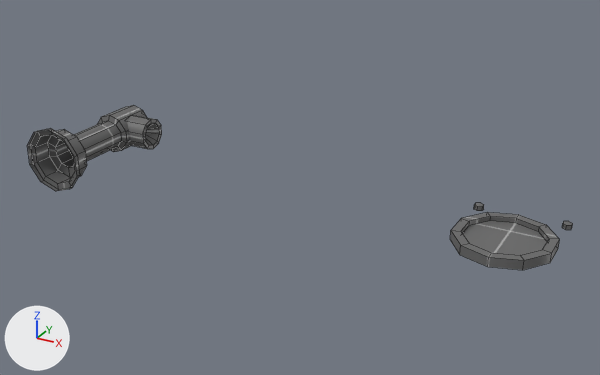
The Blender file Blends/prop-toilet-parts.blend as it was, and as the next commit left it.
The view is the same before and after, from a 50 mm camera at (1.338, -1.416, 0.702) aimed at (0.548, 0.021, -0.016). Every picture has the same lights, and +X, +Y and +Z are marked at lower left. Mesh edges are drawn as thin lines.

Script lines for the objects in view, before the commit:
```python
mat_metal = principled_material('metal')
mat_metal.texture = img_pt_default_png
mat_metal.roughness = 0.4
me_prop_toilet_floor_hole = bpy.data.meshes.new('prop-toilet-floor-hole')
me_prop_toilet_floor_hole.from_pydata(...)  # 64 vertices, 45 faces; spans x -0.098..0.098, y -0.1..0.14, z -0.03..-0.01
me_prop_toilet_floor_hole.materials.append(mat_metal)  # picture img_pt_default_png
me_prop_toilet_water_pipe = bpy.data.meshes.new('prop-toilet-water-pipe')
me_prop_toilet_water_pipe.from_pydata(...)  # 131 vertices, 121 faces; spans x -0.071..0.09, y -0.15..0.17, z -0.075..0.075
me_prop_toilet_water_pipe.polygons.foreach_set('use_smooth', [True] * 121)
me_prop_toilet_water_pipe.materials.append(mat_metal)  # picture img_pt_default_png
ob_prop_toilet_floor_hole = bpy.data.objects.new('prop-toilet-floor-hole', me_prop_toilet_floor_hole)
ob_prop_toilet_floor_hole.location = (1.0, 0.0, 0.0)
_m = ob_prop_toilet_floor_hole.modifiers.new('EdgeSplit', 'EDGE_SPLIT')
_m.use_edge_angle = False
ob_prop_toilet_water_pipe = bpy.data.objects.new('prop-toilet-water-pipe', me_prop_toilet_water_pipe)
ob_prop_toilet_water_pipe.location = (0.0, 0.0, 0.0)
_m = ob_prop_toilet_water_pipe.modifiers.new('EdgeSplit', 'EDGE_SPLIT')
_m.use_edge_angle = False
```
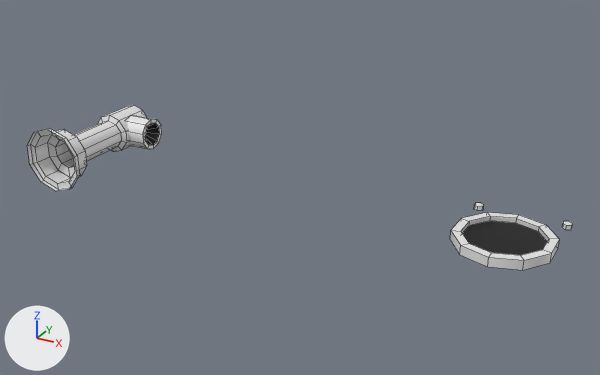
Commit message: working on toilet parts

What differs and where, as boxes [x1, y1, x2, y2] in the pictures (600 x 375 px):
'prop-toilet-water-pipe', surface changed: [27, 105, 162, 191] in both
'prop-toilet-floor-hole', surface changed, recoloured: [450, 203, 573, 270] in both
part 1 of me_prop_toilet_floor_hole, recoloured (grey to black): [462, 221, 547, 255] in both

The change in detail:
In material 'metal' (mat_metal), texture is no longer img_pt_default_png.
In material 'metal' (mat_metal), base_color is now set to (0.8, 0.8, 0.8), white #e7e7e7.
Material 'hole' (mat_hole) is new.
Its base color is (0.0, 0.0, 0.0) (black #000000).
me_prop_toilet_floor_hole has 64 vertices, 45 faces and spans x -0.098..0.098, y -0.1..0.14, z -0.03..-0.01.
me_prop_toilet_floor_hole is used by ob_prop_toilet_floor_hole; location (1.0, 0.0, 0.0).
me_prop_toilet_floor_hole part 1: the 1 face centred in x 0.0, y 0.0, z -0.02 switches from mat_metal (picture img_pt_default_png) to mat_hole (black #000000).
me_prop_toilet_floor_hole now uses material mat_hole (black #000000).
